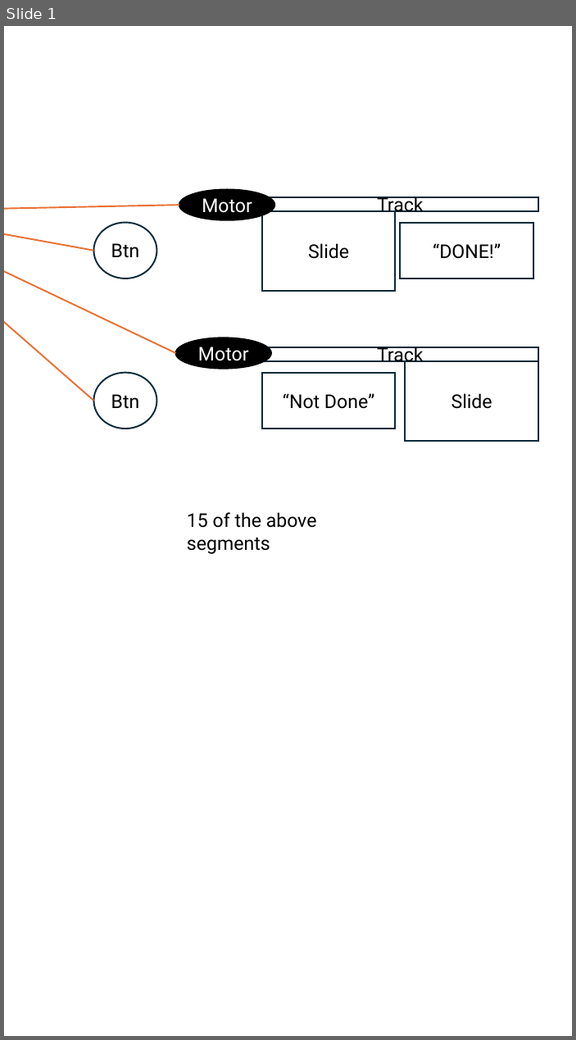
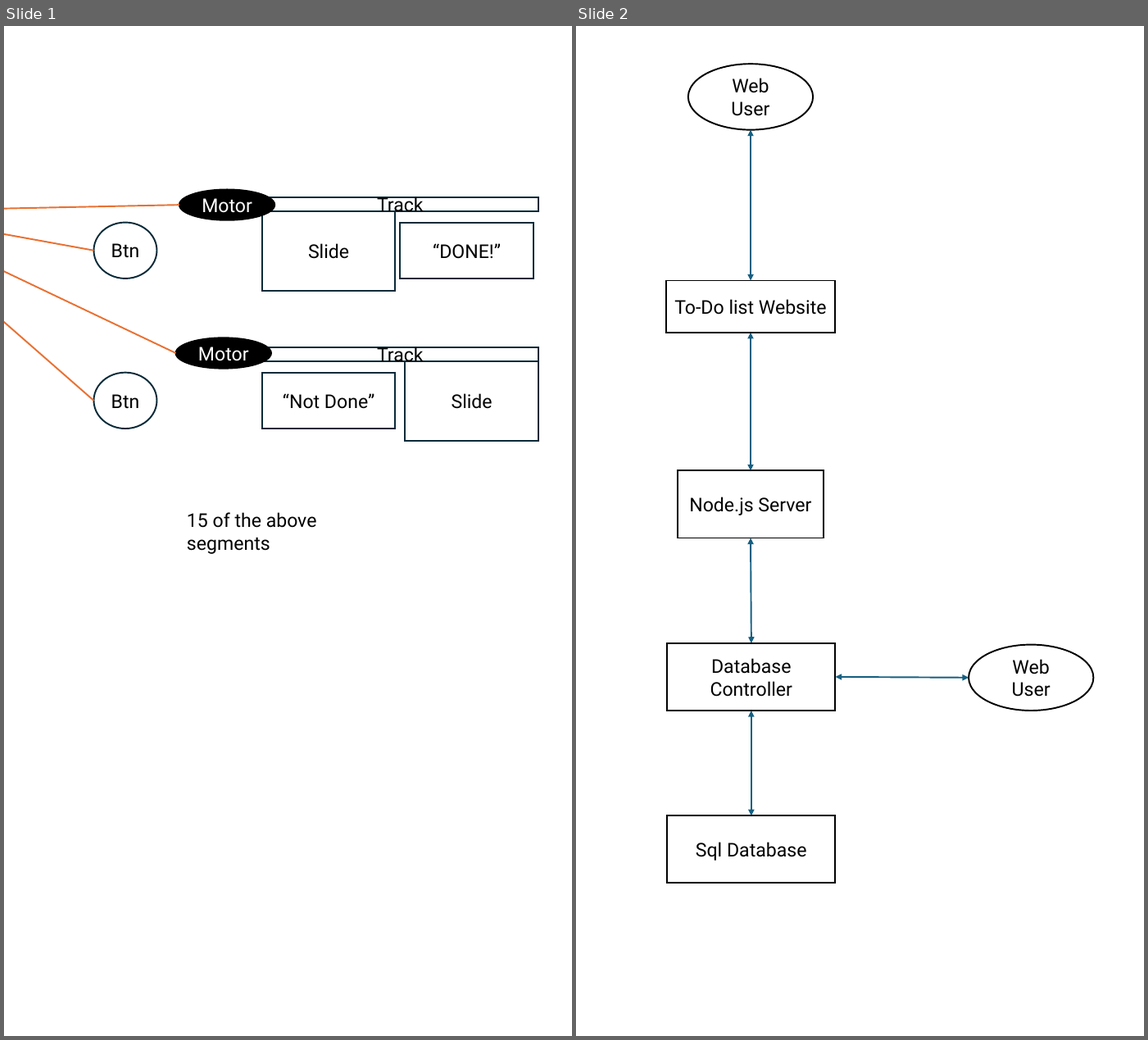
Before and after one commit to MitchP404/Todo-Board-CSC-494, a slide deck: docs/ProjectDesignDiagrams/ProjectDesignDiagrams.pptx. Shown side by side, each under a label of ours: slide 1 before the commit, slides 1 and 2 after it. The pictures are 576x1040 and 1148x1040 pixels, drawn with LibreOffice and Linux fonts; fonts in the diff are those of the drawing. Boxes give left, top, right and bottom in pixels: in the first picture for what was removed or moved away, otherwise in the second. Text is boxed around its words. In the diff, an @@ line names an element or a change of style, - is before the commit and + after.

```diff
--- a/docs/ProjectDesignDiagrams/ProjectDesignDiagrams.pptx
+++ b/docs/ProjectDesignDiagrams/ProjectDesignDiagrams.pptx
@@ slide 2 added at box(576, 26, 1144, 1036), background #FFFFFF @@
@@ ellipse added at box(688, 64, 813, 130), fill #FFFFFF, outline #000000 1.5 pt, 18 pt, text #000000 @@
+Web User
@@ double arrow added from (751, 130) to (751, 280), #156082 1.5 pt @@
@@ rectangle added at box(666, 280, 834, 333), fill #FFFFFF, outline #000000 1.5 pt, 18 pt, text #000000 @@
+To-Do list Website
@@ double arrow added from (751, 333) to (751, 470), #156082 1.5 pt @@
@@ rectangle added at box(678, 470, 824, 538), fill #FFFFFF, outline #000000 1.5 pt, 18 pt, text #000000 @@
+Node.js Server
@@ double arrow added from (751, 538) to (751, 643), #156082 1.5 pt @@
@@ rectangle added at box(667, 643, 835, 711), fill #FFFFFF, outline #000000 1.5 pt, 18 pt, text #000000 @@
+Database Controller
@@ ellipse added at box(970, 645, 1094, 711), fill #FFFFFF, outline #000000 1.5 pt, 18 pt, text #000000 @@
+Web User
@@ double arrow added from (836, 677) to (970, 678), #156082 1.5 pt @@
@@ double arrow added from (751, 711) to (751, 816), #156082 1.5 pt @@
@@ rectangle added at box(667, 816, 835, 884), fill #FFFFFF, outline #000000 1.5 pt, 18 pt, text #000000 @@
+Sql Database
```
Also in this commit, not shown: 4 other files.
